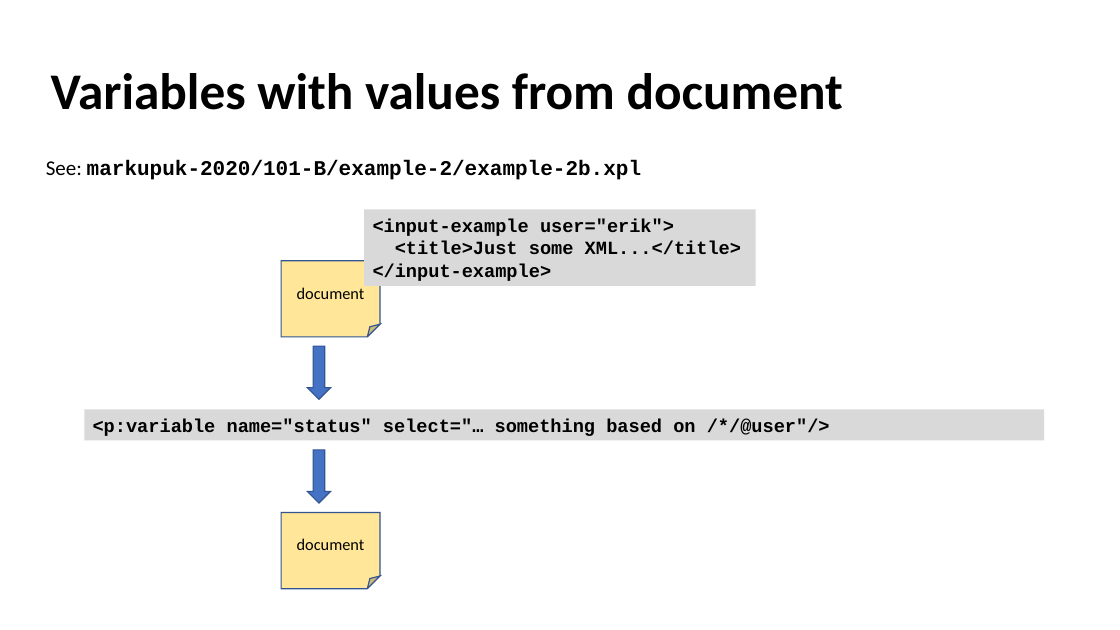
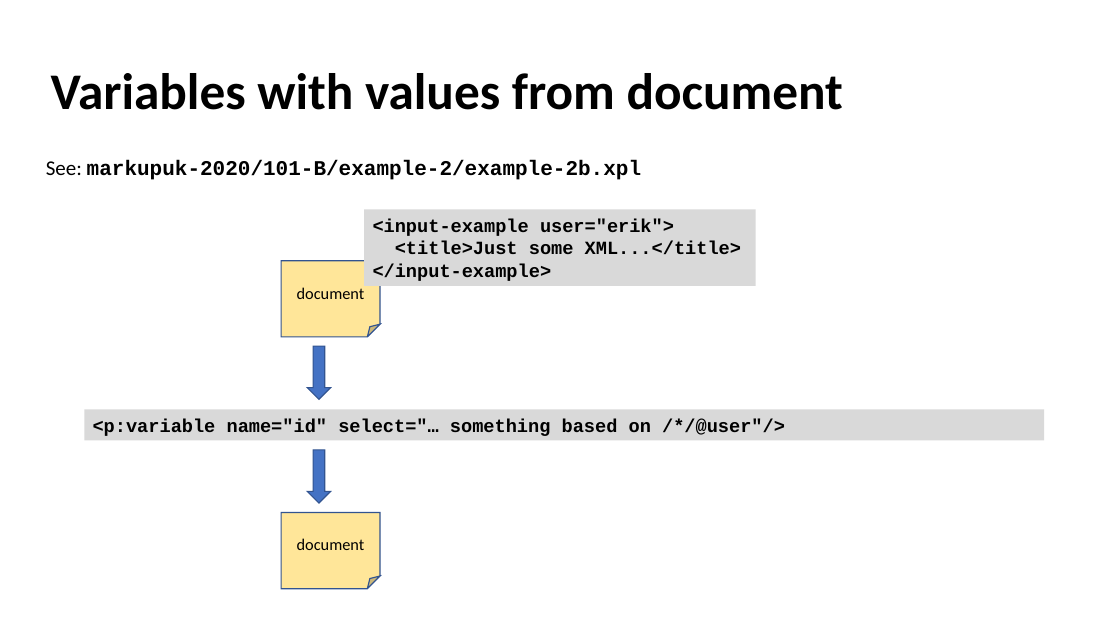
Before and after one commit to xatapult/markupuk-2020, a slide deck: slide 11 of 101-B/presentation/markupuk-2020-101-B.pptx. Drawn at 1120x630 pixels with LibreOffice and Linux fonts; fonts in the diff are those of the drawing; background and template pictures are left out. Boxes give left, top, right and bottom in pixels: in the first picture for what was removed or moved away, otherwise in the second. Text is boxed around its words. In the diff, an @@ line names an element or a change of style, - is before the commit and + after.

```diff
--- a/101-B/presentation/markupuk-2020-101-B.pptx
+++ b/101-B/presentation/markupuk-2020-101-B.pptx
@@ text in rectangle at (93, 419, 785, 436): text changed @@
-<p:variable name="status" select="… something based on /*/@user"/>
+<p:variable name="id" select="… something based on /*/@user"/>
```
Also in this commit, not shown: 1 other slide changed, 4 other files.
